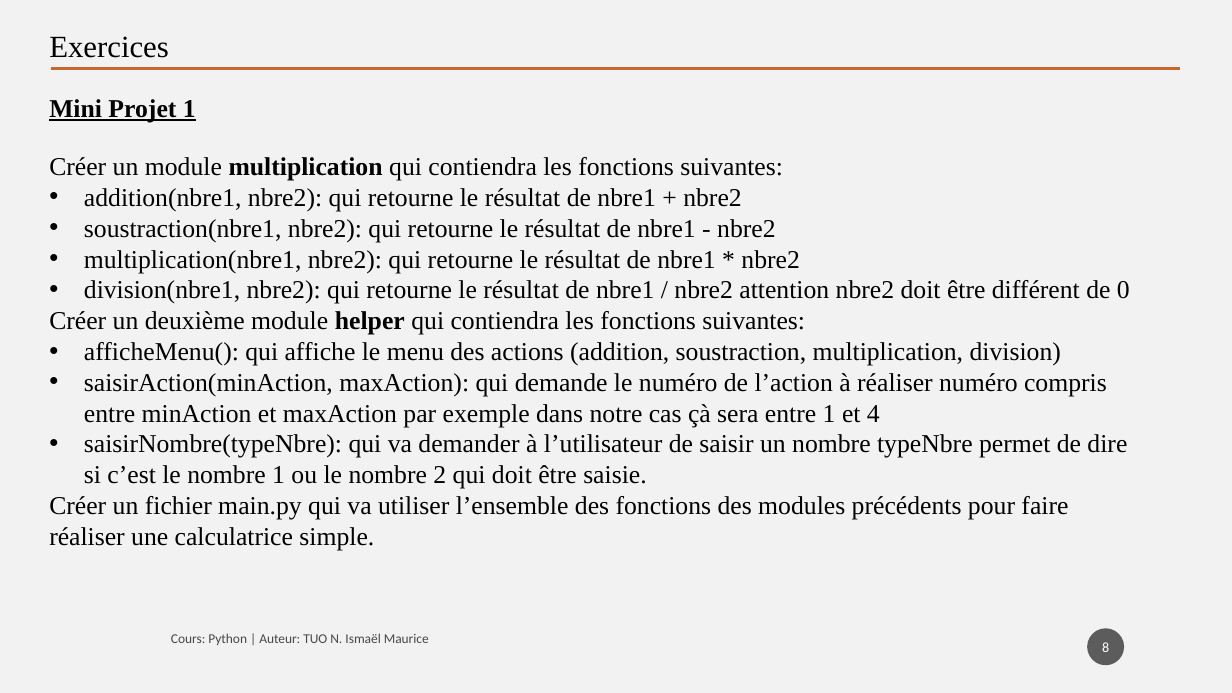
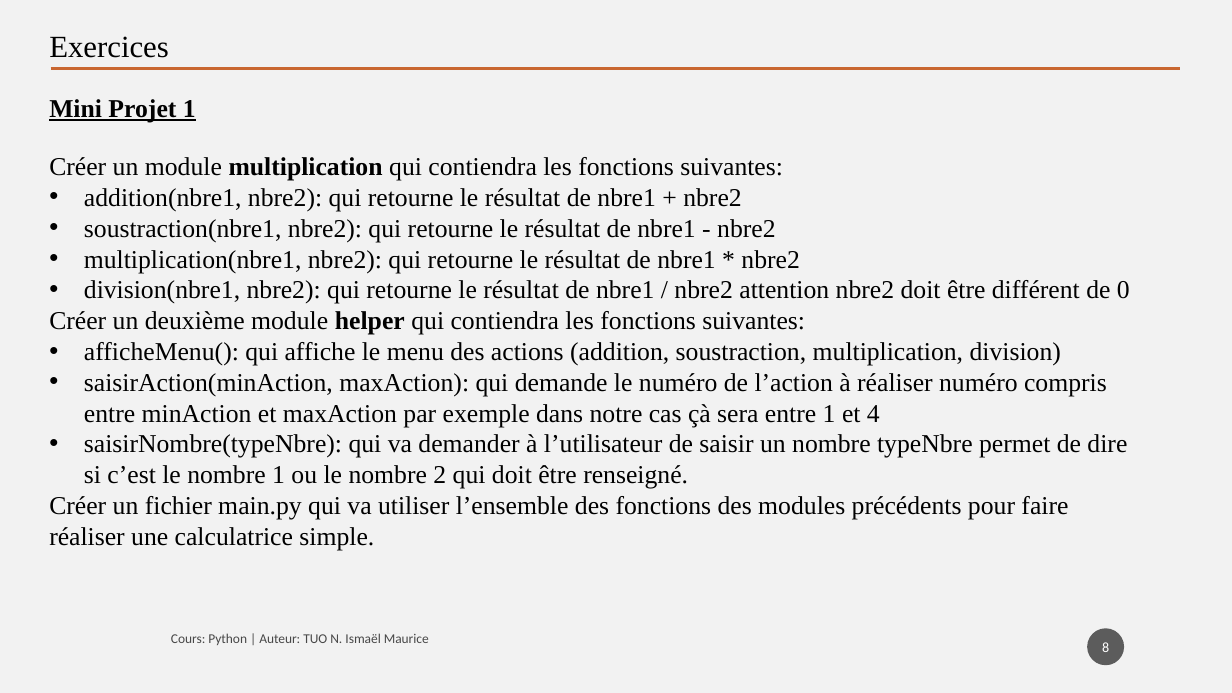
Before and after one commit to tisma95/cours-python, a slide deck: slide 8 of source/Chapitre 6 - Les modules.pptx. Drawn at 1232x693 pixels with LibreOffice and Linux fonts; fonts in the diff are those of the drawing. Boxes give left, top, right and bottom in pixels: in the first picture for what was removed or moved away, otherwise in the second. Text is boxed around its words. In the diff, an @@ line names an element or a change of style, - is before the commit and + after.

```diff
--- a/source/Chapitre 6 - Les modules.pptx
+++ b/source/Chapitre 6 - Les modules.pptx
@@ text at <box>84,434,1127,489</box>: text changed @@
-• saisirNombre(typeNbre): qui va demander à l’utilisateur de saisir un nombre typeNbre permet de dire si c’est le nombre 1 ou le nombre 2 qui doit être saisie.
+• saisirNombre(typeNbre): qui va demander à l’utilisateur de saisir un nombre typeNbre permet de dire si c’est le nombre 1 ou le nombre 2 qui doit être renseigné.
```
Also in this commit, not shown: 5 other slides changed, 1 other file.
